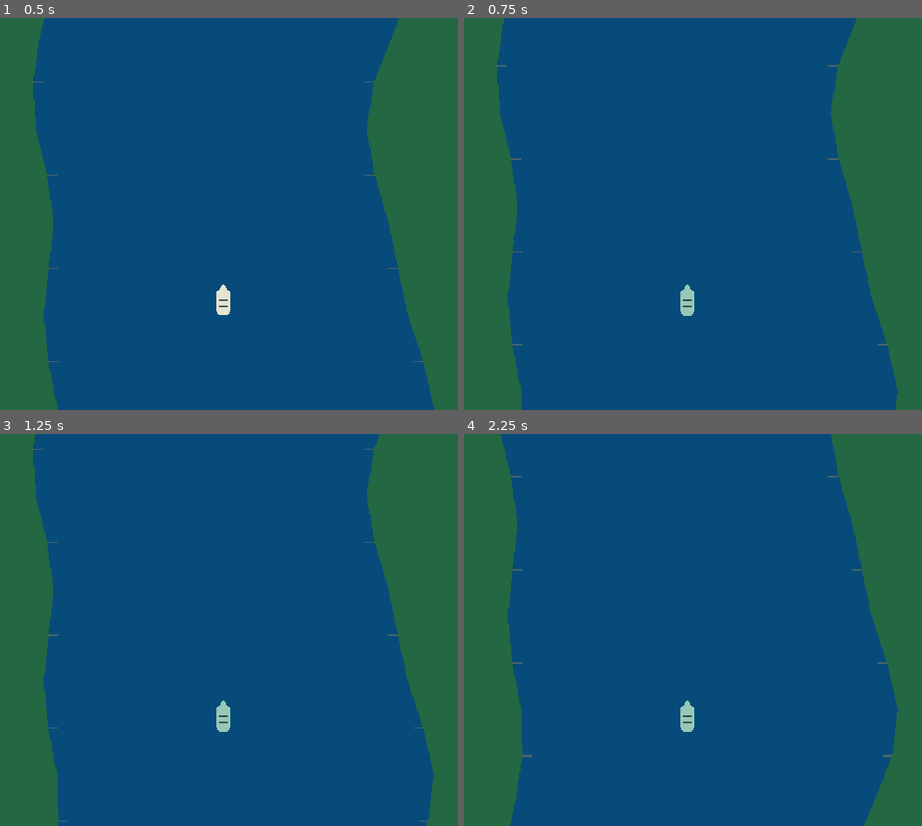
Above: before the commit, frames 1-4 (two rows, left to right).
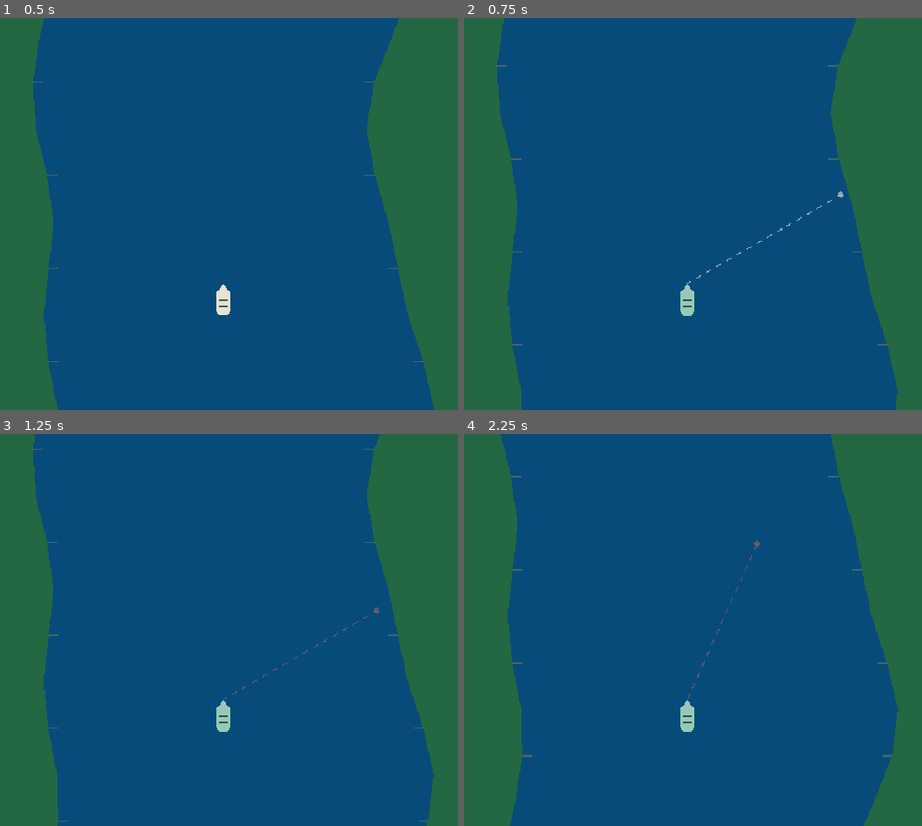
Above: after the commit, the same moments.

Repository: UnderstoodUseYourUsernameHere/break-water
Game: Godot game, scene res://scenes/Main.tscn
Two runs of this game, one before a commit and one after it. Both use one fixed random seed, a clock stepped at 60 frames per second and the inputs below.
Inputs (mouse positions are in pixels of both pictures, inside the frame that each line leads up to):
- Up to frame 1 (0.5 s): no input
- Up to frame 2 (0.75 s): tap Enter at 0.5 s; move the mouse to (839, 194) at 0.52 s; hold D (steer_right) from 0.53 s (still down); hold Right mouse button (aim) from 0.53 s (still down)
- Up to frame 3 (1.25 s): keep holding D (steer_right); keep holding Right mouse button (aim); click (375, 610) at 0.8 s
- Up to frame 4 (2.25 s): release D (steer_right) at 1.25 s; release Right mouse button (aim) at 1.25 s; drag from (546, 649) to (651, 708) at 1.27 s; move the mouse to (757, 543) at 2.02 s; hold D (steer_right) from 2.03 s (still down); hold Right mouse button (aim) from 2.03 s (still down)

Frame 1 is identical in both runs. In frame 2, less than 0.1% of the frame differs, in the area x 48-83%, y 44-68%; in frame 3, less than 0.1%; in frame 4, less than 0.1%.

Commit message:
feat: add weapon function with hitscan round and tracer with reload timing

Diff:
--- a/project.godot
+++ b/project.godot
@@ -47,6 +47,27 @@
 "events": [Object(InputEventMouseButton,"resource_local_to_scene":false,"resource_name":"","device":-1,"window_id":0,"a …(253 unchanged characters)…
 ]
 }
+fire={
+"deadzone": 0.2,
+"events": [Object(InputEventMouseButton,"resource_local_to_scene":false,"resource_name":"","device":-1,"window_id":0,"alt_pressed":false,"shift_pressed":false,"ctrl_pressed":false,"meta_pressed":false,"button_mask":0,"position":Vector2(0, 0),"global_position":Vector2(0, 0),"factor":1.0,"button_index":1,"canceled":false,"pressed":false,"double_click":false,"script":null)
+]
+}
+restart={
+"deadzone": 0.2,
+"events": [Object(InputEventKey,"resource_local_to_scene":false,"resource_name":"","device":-1,"window_id":0,"alt_pressed":false,"shift_pressed":false,"ctrl_pressed":false,"meta_pressed":false,"pressed":false,"keycode":0,"physical_keycode":82,"key_label":0,"unicode":114,"location":0,"echo":false,"script":null)
+]
+}
+debug_damage={
+"deadzone": 0.2,
+"events": [Object(InputEventKey,"resource_local_to_scene":false,"resource_name":"","device":-1,"window_id":0,"alt_pressed":false,"shift_pressed":false,"ctrl_pressed":false,"meta_pressed":false,"pressed":false,"keycode":0,"physical_keycode":75,"key_label":0,"unicode":107,"location":0,"echo":false,"script":null)
+]
+}
+
+[layer_names]
+
+2d_physics/layer_1="terrain"
+2d_physics/layer_2="boat"
+2d_physics/layer_3="enemies"
 
 [physics]
 
--- a/scenes/boat/Boat.tscn
+++ b/scenes/boat/Boat.tscn
@@ -2,6 +2,8 @@
 
 [ext_resource type="Script" uid="uid://ce8vhw6mphhij" path="res://scripts/hull.gd" id="1_t6hb8"]
 [ext_resource type="Script" uid="uid://bbuhrkwjn33f7" path="res://scripts/boat.gd" id="1_y1ild"]
+[ext_resource type="Script" uid="uid://du6xpp85spgcm" path="res://scripts/weapon.gd" id="3_cd67q"]
+[ext_resource type="Script" uid="uid://bn57t5n388a75" path="res://scripts/tracer.gd" id="4_ppm4q"]
 
 [sub_resource type="CapsuleShape2D" id="CapsuleShape2D_pspmk"]
 height = 46.0
@@ -22,3 +24,17 @@
 process_callback = 0
 position_smoothing_enabled = true
 position_smoothing_speed = 8.0
+
+[node name="Weapon" type="Node2D" parent="." unique_id=1127796466]
+script = ExtResource("3_cd67q")
+
+[node name="Muzzle" type="Marker2D" parent="Weapon" unique_id=277802525]
+position = Vector2(0, -24)
+
+[node name="Tracer" type="Line2D" parent="Weapon" unique_id=1673177025]
+top_level = true
+width = 2.0
+default_color = Color(1, 0.9529412, 0.8392157, 1)
+script = ExtResource("4_ppm4q")
+
+[connection signal="fired" from="Weapon" to="Weapon/Tracer" method="show_shot"]
--- a/scripts/boat.gd
+++ b/scripts/boat.gd
@@ -18,6 +18,7 @@
 var _row_velocity := Vector2.ZERO
 
 @onready var _hull: Node2D = $Hull
+@onready var weapon: BoatWeapon = $Weapon
 
 func _ready() -> void:
 	assert(
@@ -28,6 +29,9 @@
 func _physics_process(delta: float) -> void:
 	is_aiming = Input.is_action_pressed(&"aim")
 	_hull.modulate = AIM_TINT if is_aiming else Color.WHITE
+	weapon.aiming = is_aiming
+	if is_aiming and Input.is_action_pressed(&"fire"):
+		weapon.try_fire(get_global_mouse_position())
 
 	_stroke_cooldown = maxf(0.0, _stroke_cooldown - delta)
 	var wants_row := not is_aiming and Input.is_action_pressed(&"row")
--- /dev/null
+++ b/scripts/tracer.gd
@@ -0,0 +1,24 @@
+extends Line2D
+
+@export var fade_time: float = 0.12
+
+var _time_left: float = 0.0
+
+func _ready() -> void:
+	visible = false
+
+func show_shot(from: Vector2, to: Vector2, _hit_target: bool) -> void:
+	clear_points()
+	add_point(to_local(from))
+	add_point(to_local(to))
+	_time_left = fade_time
+	modulate.a = 1.0
+	visible = true
+
+func _process(delta: float) -> void:
+	if _time_left <= 0.0:
+		return
+	_time_left -= delta
+	modulate.a = clampf(_time_left / fade_time, 0.0, 1.0)
+	if _time_left <= 0.0:
+		visible = false
--- /dev/null
+++ b/scripts/weapon.gd
@@ -0,0 +1,82 @@
+class_name BoatWeapon
+extends Node2D
+
+signal fired(from: Vector2, to: Vector2, hit_target: bool)
+signal reloaded
+
+const AIM_READY_COLOR := Color(1.0, 0.95, 0.84, 0.55)
+const AIM_EMPTY_COLOR := Color(1.0, 0.45, 0.3, 0.35)
+
+@onready var _muzzle: Marker2D = $Muzzle
+
+@export var reload_time: float = 2.0
+@export var shot_range: float = 900.0
+@export_flags_2d_physics var hit_mask: int = 5
+
+var aiming: bool = false:
+	set(value):
+		if aiming != value:
+			aiming = value
+			queue_redraw()
+
+var shots_fired: int = 0
+var hits: int = 0
+var _reload_left: float = 0.0
+
+func is_loaded() -> bool:
+	return _reload_left <= 0.0
+
+func reload_ratio() -> float:
+	return 1.0 - _reload_left / reload_time
+
+func try_fire(target: Vector2) -> bool:
+	if not is_loaded():
+		return false
+
+	var from := _muzzle.global_position
+	var direction := from.direction_to(target)
+	if direction.is_zero_approx():
+		direction = Vector2.UP.rotated(global_rotation)
+	var to := from + direction * shot_range
+
+	var query := PhysicsRayQueryParameters2D.create(from, to, hit_mask)
+	query.collide_with_areas = true
+	var hit := get_world_2d().direct_space_state.intersect_ray(query)
+
+	var hit_target := false
+	if not hit.is_empty():
+		to = hit["position"]
+		var collider: Object = hit["collider"]
+		if collider != null and collider.has_method("take_hit"):
+			collider.take_hit(1)
+			hit_target = true
+
+	shots_fired += 1
+	if hit_target:
+		hits += 1
+
+	_reload_left = reload_time
+	fired.emit(from, to, hit_target)
+	queue_redraw()
+	return true
+
+func _physics_process(delta: float) -> void:
+	if _reload_left > 0.0:
+		_reload_left = maxf(0.0, _reload_left - delta)
+		if _reload_left == 0.0:
+			reloaded.emit()
+			queue_redraw()
+
+func _process(delta: float) -> void:
+	if aiming:
+		queue_redraw()
+
+func _draw() -> void:
+	if not aiming:
+		return
+
+	var from := _muzzle.position
+	var to := to_local(get_global_mouse_position())
+	var color := AIM_READY_COLOR if is_loaded() else AIM_EMPTY_COLOR
+	draw_dashed_line(from, to, color, 1.5, 8.0)
+	draw_circle(to, 4.0, color)
Not shown, added: scripts/tracer.gd.uid
Not shown, added: scripts/weapon.gd.uid
